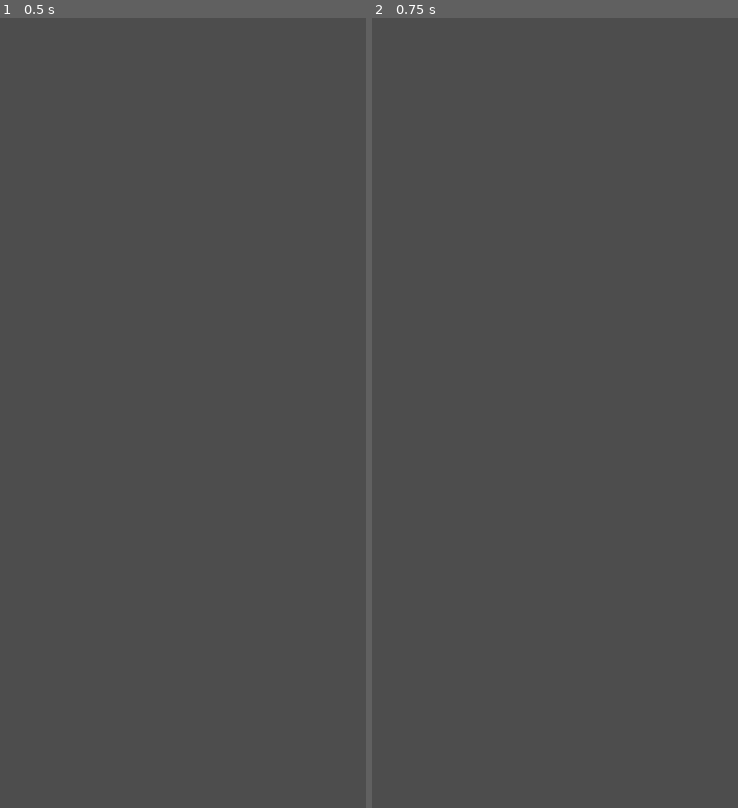
Above: before the commit, frames 1-2 (left to right).
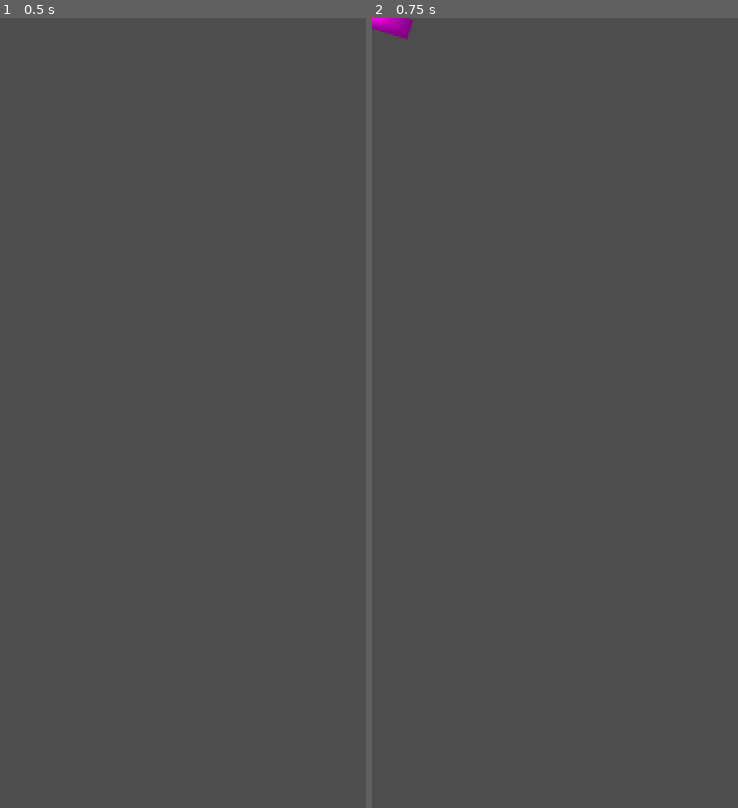
Above: after the commit, the same moments.

Repository: AlurienFlame/be-flat
Game: Godot game, scene res://scenes/toolbar.tscn
Two runs of this game, one before a commit and one after it. Both use one fixed random seed, a clock stepped at 60 frames per second and the inputs below. This scene is started directly instead of the project's main scene.
Inputs:
- Up to frame 1 (0.5 s): no input
- Up to frame 2 (0.75 s): click "Rectangle" at 0.5 s
The pictures show only the part of the screen within x 0-50%, y 0-50%; the shares and areas given below are measured in that part.

Frame 1 is identical in both runs. In frame 2, 0.2% of the frame differs, in the area x 0-12%, y 0-3%.

Commit message:
Fixing objective

Diff:
--- a/scenes/objective.tscn
+++ b/scenes/objective.tscn
@@ -4,10 +4,12 @@
 
 [sub_resource type="PlaceholderTexture2D" id="PlaceholderTexture2D_0jo4f"]
 
-[node name="Objective" type="Node2D"]
+[node name="Objective" type="StaticBody2D"]
 scale = Vector2(12.025, 12.025)
 script = ExtResource("1_0jo4f")
 
 [node name="Sprite2D" type="Sprite2D" parent="."]
 scale = Vector2(1, 3.49376)
 texture = SubResource("PlaceholderTexture2D_0jo4f")
+
+[node name="CollisionShape2D" type="CollisionShape2D" parent="."]
--- a/scenes/toolbar.tscn
+++ b/scenes/toolbar.tscn
@@ -49,3 +49,7 @@
 texture_normal = SubResource("PlaceholderTexture2D_wdy5x")
 
 [connection signal="pressed" from="rectangle" to="." method="_on_rectangle_pressed"]
+[connection signal="pressed" from="triangle" to="." method="_on_triangle_pressed"]
+[connection signal="pressed" from="circle" to="." method="_on_circle_pressed"]
+[connection signal="pressed" from="trapezoid" to="." method="_on_trapezoid_pressed"]
+[connection signal="pressed" from="exit" to="." method="_on_objective_pressed"]
--- a/scripts/toolbar.gd
+++ b/scripts/toolbar.gd
@@ -1,16 +1,44 @@
 extends Control
 
+func make_instance(obj: Resource) -> void:
+	# Called when the button is pressed
+	print("Instantiating object")
+
+	var instance = obj.instantiate()
+	instance.position = Vector2(0, 0) # Set the position as needed
+	get_parent().add_child(instance)
+
 func _on_rectangle_pressed() -> void:
-    pass # Replace with function body.
+	print("Instantiating rectangle")
 
-func on_circle_pressed() -> void:
-    print("Not Implemented")
+	var rectangle_scene = load("res://scenes/obstacle.tscn")
+	make_instance(rectangle_scene)
 
-func on_triangle_pressed() -> void:
-    print("Not Implemented")
+func _on_circle_pressed() -> void:
+	print("Instantiating circle")
 
-func on_trapezoid_pressed() -> void:
-    print("Not Implemented")
+	var circle_scene = load("res://scenes/circleObstacle.tscn")
 
-func on_objective_pressed() -> void:
-    print("Not Implemented")
+
+func _on_triangle_pressed() -> void:
+	print("Instantiating triangle")
+	var triangle_scene = load("res://scenes/triangleObstacle.tscn")
+	var triangle_instance = triangle_scene.instantiate()
+	triangle_instance.position = Vector2(0, 0) # Set the position as needed
+	get_parent().add_child(triangle_instance)
+
+func _on_trapezoid_pressed() -> void:
+	print("Instantiating trapezoid")
+
+	var trapezoid_scene = load("res://scenes/trapezoidObstacle.tscn")
+	var trapezoid_instance = trapezoid_scene.instantiate()
+	trapezoid_instance.position = Vector2(0, 0) # Set the position as needed
+	get_parent().add_child(trapezoid_instance)
+
+func _on_objective_pressed() -> void:
+	print("Instantiating objective")
+
+	var objective_scene = load("res://scenes/objective.tscn")
+	var objective_instance = objective_scene.instantiate()
+	objective_instance.position = Vector2(0, 0) # Set the position as needed
+	get_parent().add_child(objective_instance)
